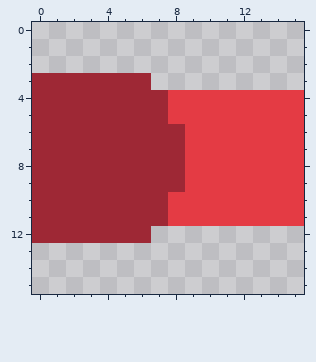
Pixel-art file: Train/Engine.aseprite. The picture above is the old version.
16x16 pixels, 1 frame.
Now the later version:
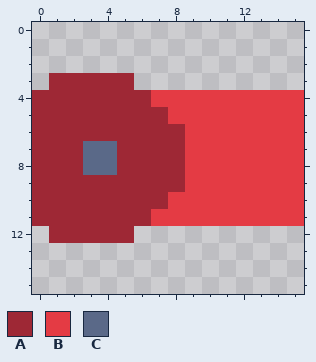
Palette (. is transparent): A #9e2835  B #e43b44  C #5a6988
Changes in this commit:
{"y":3,"x":0,"old":"A","new":"."}
{"y":3,"x":6,"old":"A","new":"."}
{"y":4,"x":7,"old":"A","new":"B"}
{"y":7,"x":3,"old":"AA","new":"CC"}
{"y":8,"x":3,"old":"AA","new":"CC"}
{"y":11,"x":7,"old":"A","new":"B"}
{"y":12,"x":0,"old":"A","new":"."}
{"y":12,"x":6,"old":"A","new":"."}
{"label":"changed","picture_box":[32,73,168,243]}
